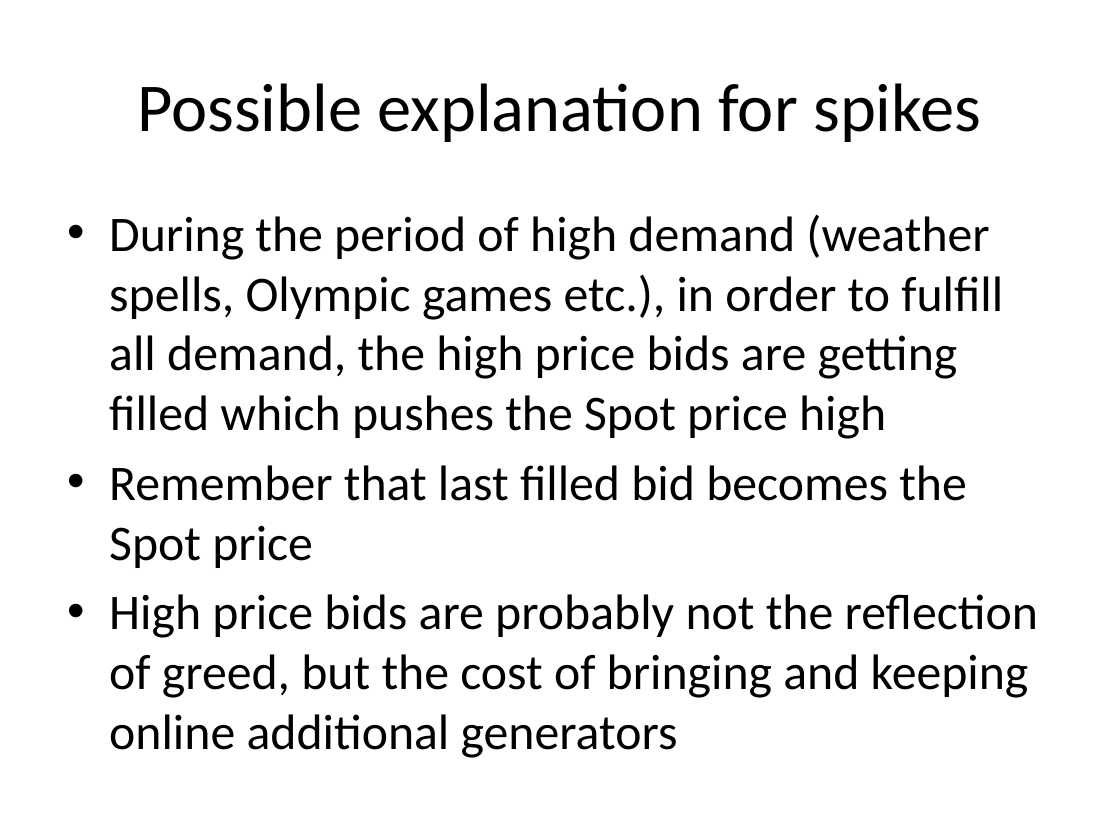
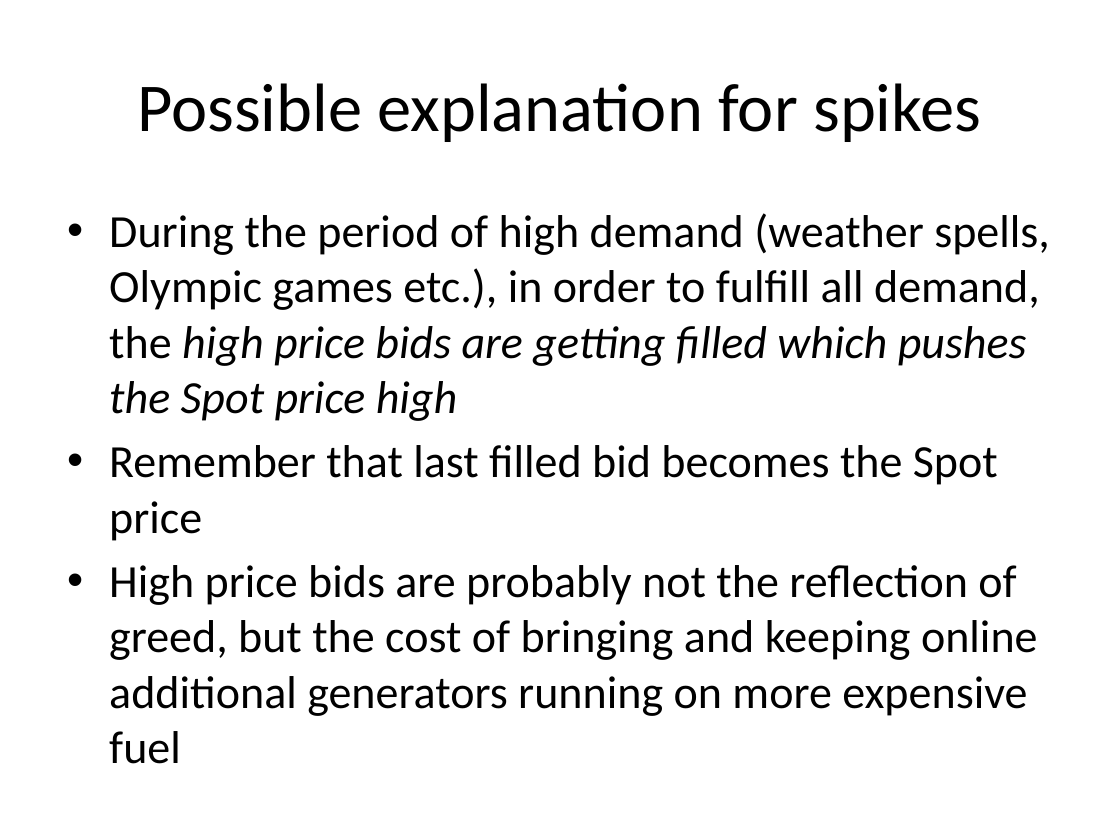
Before and after one commit to quantbin/xpl, a slide deck: slide 17 of energy.pptx (slide 12 before the commit). Drawn at 1120x840 pixels with LibreOffice and Linux fonts; fonts in the diff are those of the drawing. Boxes give left, top, right and bottom in pixels: in the first picture for what was removed or moved away, otherwise in the second. Text is boxed around its words. In the diff, an @@ line names an element or a change of style, - is before the commit and + after.

```diff
--- a/energy.pptx
+++ b/energy.pptx
@@ text at (109,213,1050,541): size 32 to 29.6 pt in "During the period of high demand (weather ...", "Remember that last filled bid becomes the ..."; italic on in "high price bids are getting filled which ..." @@
@@ text at (109,565,1038,764): text changed; size 32 to 29.6 pt @@
-• High price bids are probably not the reflection of greed, but the cost of bringing and keeping online additional generators
+• High price bids are probably not the reflection of greed, but the cost of bringing and keeping online additional generators running on more expensive fuel
```
Also in this commit, not shown: 10 other slides changed, 9 slides added.
